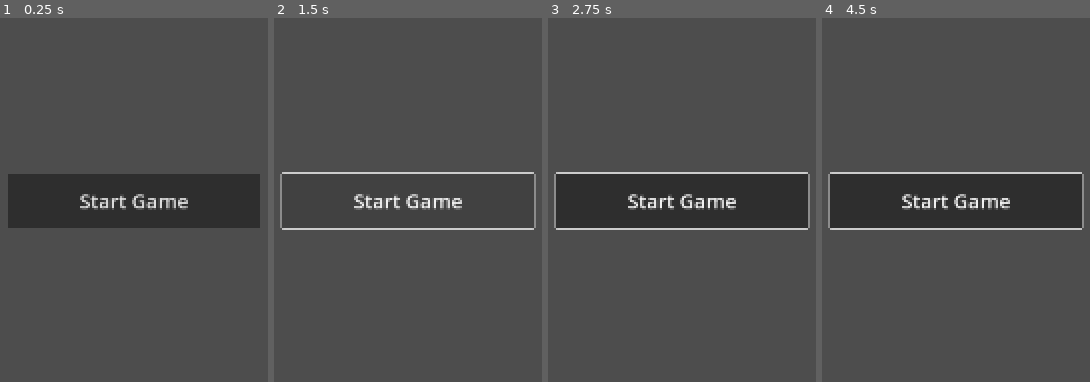
Above: before the commit, frames 1-4 (left to right).
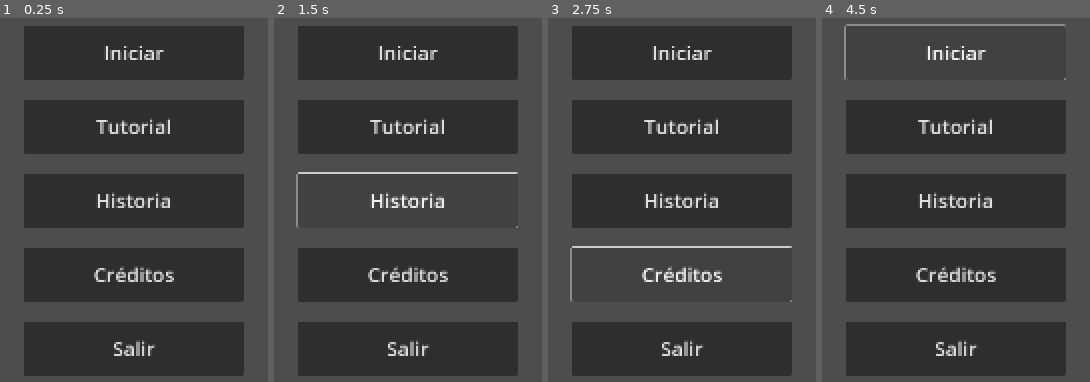
Above: after the commit, the same moments.

Repository: NataliaOspinal/juegoLGJ
Game: Godot game, scene res://scenes/ui/main_menu.tscn
The game is run twice, just before and just after one commit, with the same random seed, the same clock (stepped at 60 frames per second) and the same inputs. This scene is started directly instead of the project's main scene.
Inputs (mouse positions are in pixels of both pictures, inside the frame that each line leads up to):
- Up to frame 1 (0.25 s): no input
- Up to frame 2 (1.5 s): click (408, 127) at 0.5 s, where only the run after the commit has a clickable "Tutorial"; click (408, 200) at 1.25 s, where only the run after the commit has a clickable "Historia"
- Up to frame 3 (2.75 s): click (682, 272) at 2 s, where only the run after the commit has a clickable "Créditos"
- Up to frame 4 (4.5 s): click (956, 200) at 2.75 s, where only the run before the commit has a clickable "Start Game"; click (956, 200) at 3.5 s, where only the run before the commit has a clickable "Start Game"; click (956, 54) at 4.25 s, where only the run after the commit has a clickable "Iniciar"

The runs differ from the first frame. In frame 1, 51% of the frame differs, in the area x 2-98%, y 2-99%; in frame 2, 50%; in frame 3, 41%; in frame 4, 41%.

Commit message:
Refactor main menu layout and add new buttons
Replaced single Button with a VBoxContainer holding multiple buttons: Start, Tutorial, Story, Credits, and Exit. Updated layout and button properties for improved UI structure and clarity.

Diff:
--- a/scenes/ui/main_menu.tscn
+++ b/scenes/ui/main_menu.tscn
@@ -20,19 +20,52 @@
 grow_horizontal = 2
 grow_vertical = 2
 
-[node name="Button" type="Button" parent="."]
+[node name="VBoxContainer" type="VBoxContainer" parent="."]
 layout_mode = 1
 anchors_preset = 8
 anchor_left = 0.5
 anchor_top = 0.5
 anchor_right = 0.5
 anchor_bottom = 0.5
-offset_left = -252.0
-offset_top = -55.0
-offset_right = 252.0
-offset_bottom = 55.0
+offset_left = -219.875
+offset_top = -349.875
+offset_right = 219.875
+offset_bottom = 349.875
 grow_horizontal = 2
 grow_vertical = 2
+theme_override_constants/separation = 40
+
+[node name="Start" type="Button" parent="VBoxContainer"]
+layout_mode = 2
+size_flags_vertical = 3
 theme_override_font_sizes/font_size = 40
 theme_override_styles/normal = SubResource("StyleBoxFlat_87aya")
-text = "Start Game"
+text = "Iniciar"
+
+[node name="Tutorial" type="Button" parent="VBoxContainer"]
+layout_mode = 2
+size_flags_vertical = 3
+theme_override_font_sizes/font_size = 40
+theme_override_styles/normal = SubResource("StyleBoxFlat_87aya")
+text = "Tutorial"
+
+[node name="Story" type="Button" parent="VBoxContainer"]
+layout_mode = 2
+size_flags_vertical = 3
+theme_override_font_sizes/font_size = 40
+theme_override_styles/normal = SubResource("StyleBoxFlat_87aya")
+text = "Historia"
+
+[node name="Credits" type="Button" parent="VBoxContainer"]
+layout_mode = 2
+size_flags_vertical = 3
+theme_override_font_sizes/font_size = 40
+theme_override_styles/normal = SubResource("StyleBoxFlat_87aya")
+text = "Créditos"
+
+[node name="Exit" type="Button" parent="VBoxContainer"]
+layout_mode = 2
+size_flags_vertical = 3
+theme_override_font_sizes/font_size = 40
+theme_override_styles/normal = SubResource("StyleBoxFlat_87aya")
+text = "Salir"
